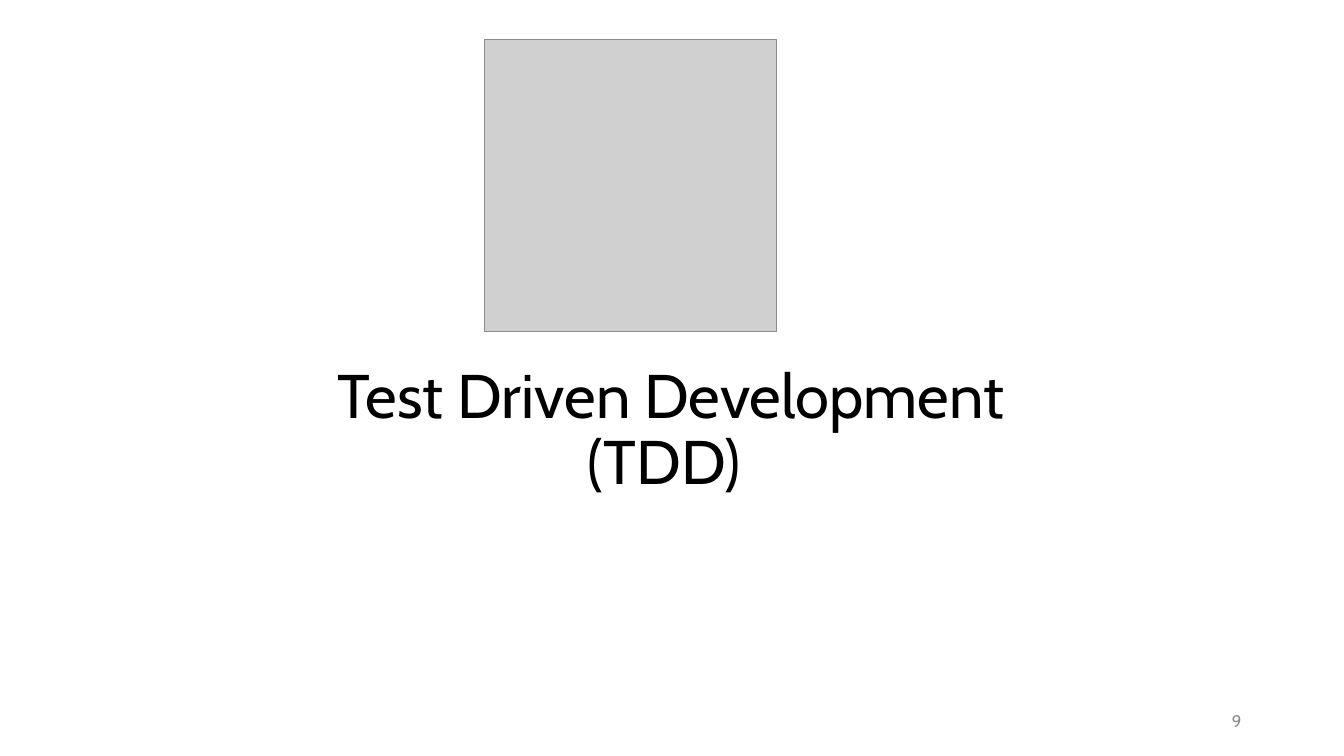
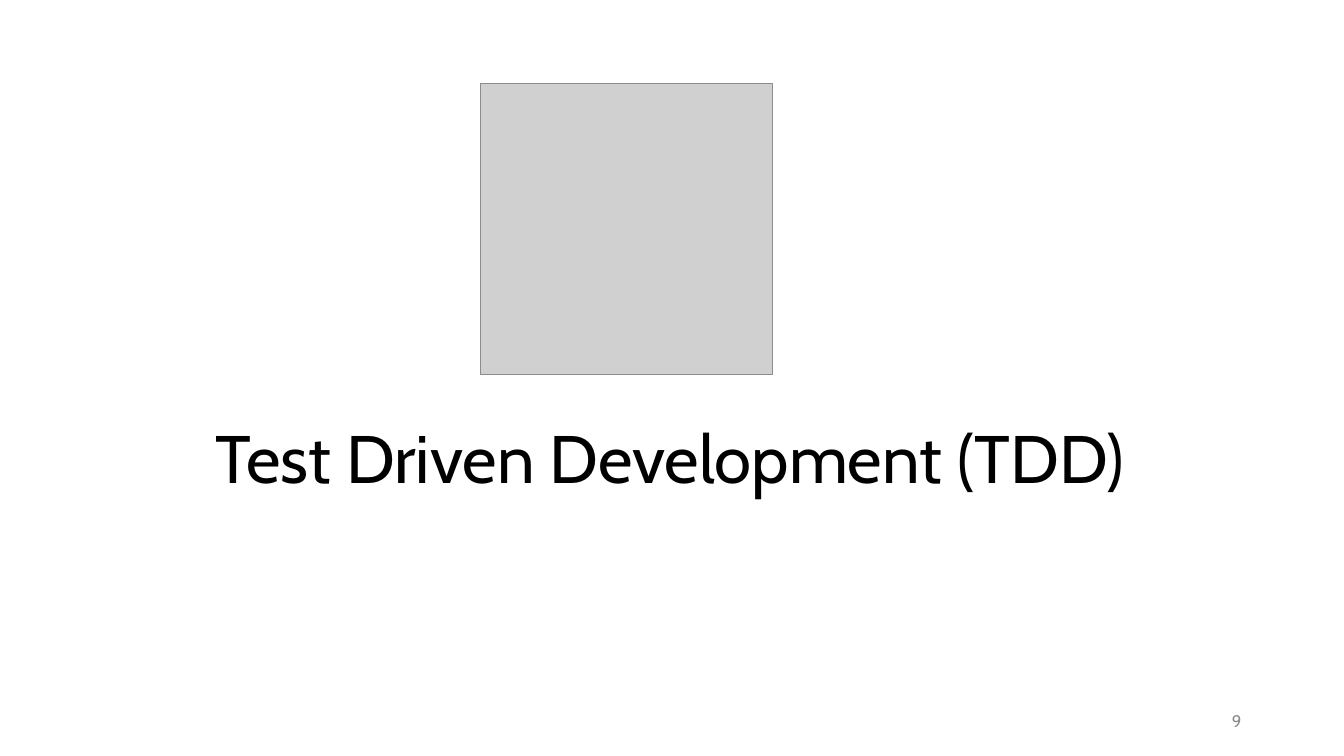
Before and after one commit to malenezi/malenezi, a slide deck: slide 9 of SE401/Lectures/6-Black Box Testing/Black Box Testing.pptx. Drawn at 1344x756 pixels with LibreOffice and Linux fonts; fonts in the diff are those of the drawing; grey boxes stand for pictures. Boxes give left, top, right and bottom in pixels: in the first picture for what was removed or moved away, otherwise in the second. Text is boxed around its words. In the diff, an @@ line names an element or a change of style, - is before the commit and + after.

```diff
--- a/SE401/Lectures/6-Black Box Testing/Black Box Testing.pptx
+++ b/SE401/Lectures/6-Black Box Testing/Black Box Testing.pptx
@@ picture: place and size @@
-picture at (485,39,776,331)
+picture at (481,83,772,374)
@@ title "Test Driven Development (TDD)" at (216,432,1124,498): size 44 to 48 pt @@
```
Also in this commit, not shown: 3 other slides changed, 1 other file.
